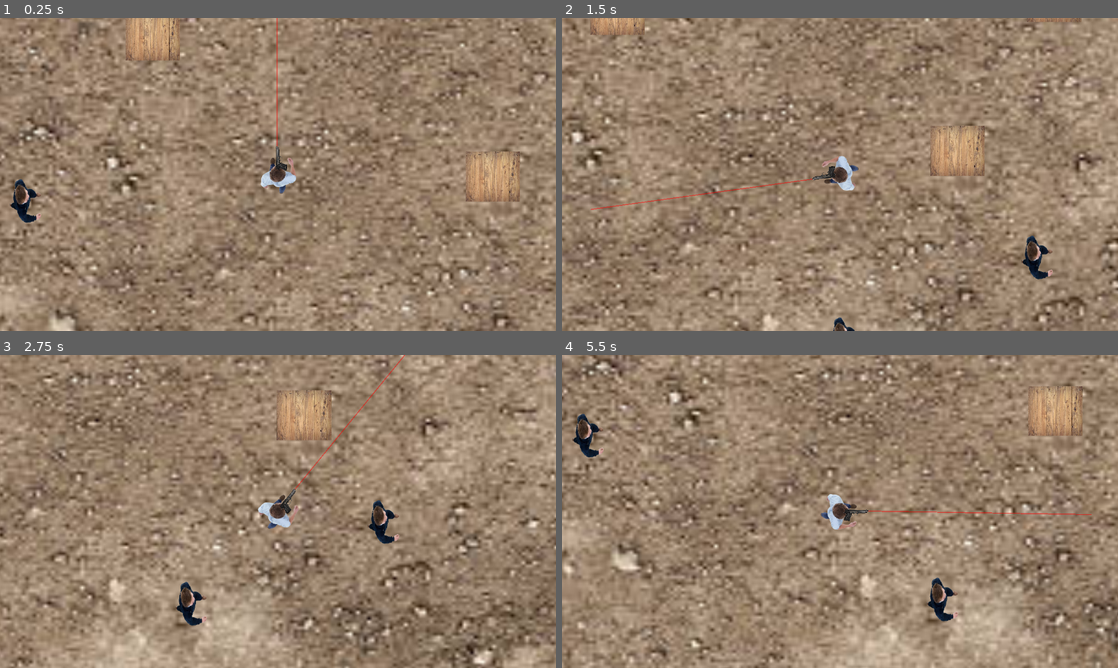
Above: before the commit, frames 1-4 (two rows, left to right).
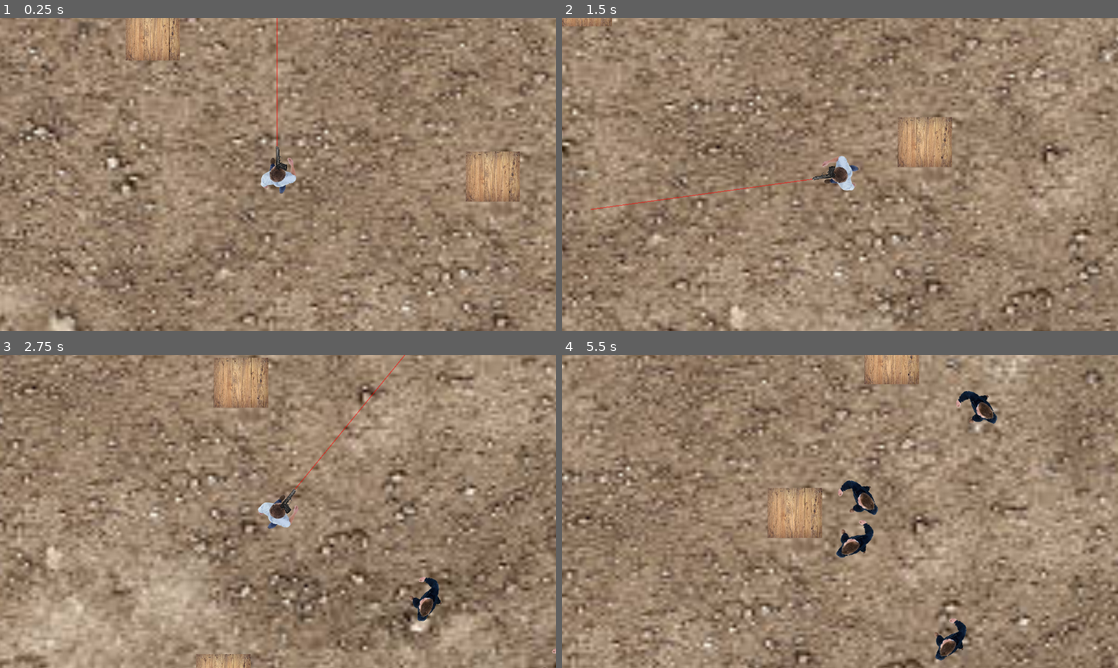
Above: after the commit, the same moments.

Repository: elijoh75/ElijahJohnsonShooter
Game: Godot game, scene res://Scenes/world.tscn
Same seed, same stepped clock (60 frames per second), same inputs: the game is played once before the commit and once after it.
Inputs (mouse positions are in pixels of both pictures, inside the frame that each line leads up to):
- Up to frame 1 (0.25 s): no input
- Up to frame 2 (1.5 s): move the mouse to (962, 158) at 0.52 s; hold D (move_right) 0.53-1.28 s; click (962, 158) at 0.6 s; move the mouse to (728, 190) at 1.27 s; hold S (move_down) from 1.28 s (still down); click (728, 190) at 1.35 s
- Up to frame 3 (2.75 s): move the mouse to (333, 442) at 2.02 s; release S (move_down) at 2.03 s; hold D (move_right) from 2.03 s (still down); click (333, 442) at 2.1 s
- Up to frame 4 (5.5 s): move the mouse to (812, 574) at 2.77 s; release D (move_right) at 2.78 s; hold W (move_up) 2.78-3.53 s; click (812, 574) at 2.85 s; move the mouse to (1006, 558) at 3.52 s; hold A (move_left) 3.53-5.03 s; click (1006, 558) at 3.6 s; move the mouse to (673, 464) at 4.27 s; click (673, 464) at 4.35 s; move the mouse to (867, 511) at 5.02 s; hold S (move_down) from 5.03 s (still down); click (867, 511) at 5.1 s

The runs differ from the first frame. In frame 1, 0.4% of the frame differs, in the area x 1-8%, y 51-66%; in frame 2, 36%; in frame 3, 42%; in frame 4, 43%, in the area x 0-100%, y 0-100%.

Commit message:
0.6 stable /w spawner

Diff:
--- a/elijah-top-down-shooter/Scenes/Enemy.tscn
+++ b/elijah-top-down-shooter/Scenes/Enemy.tscn
@@ -6,6 +6,9 @@
 [sub_resource type="CapsuleShape2D" id="CapsuleShape2D_m1htj"]
 radius = 15.171919
 height = 35.79017
+
+[sub_resource type="CircleShape2D" id="CircleShape2D_wovta"]
+radius = 3703.553
 
 [sub_resource type="Animation" id="Animation_wovta"]
 length = 0.001
@@ -64,10 +67,10 @@
 collision_layer = 16
 collision_mask = 2
 
-[node name="CollisionPolygon2D" type="CollisionPolygon2D" parent="PlayerDetector" unique_id=1104689361]
-position = Vector2(0, 1.000001)
-scale = Vector2(0.98451835, 1.0022905)
-polygon = PackedVector2Array(-1.0030365, -51.297768, 492.6267, -228.64594, 487.5481, 142.50394, 0.0126953125, 51.466843)
+[node name="CollisionShape2D2" type="CollisionShape2D" parent="PlayerDetector" unique_id=180122095]
+position = Vector2(1.0000076, -0.16964722)
+shape = SubResource("CircleShape2D_wovta")
+debug_color = Color(0.7670247, 2.5268644e-06, 9.62615e-07, 0.41960785)
 
 [node name="AnimationPlayer" type="AnimationPlayer" parent="." unique_id=105262291]
 libraries/ = SubResource("AnimationLibrary_kpr8r")
--- /dev/null
+++ b/elijah-top-down-shooter/Scenes/spawner.tscn
@@ -0,0 +1,11 @@
+[gd_scene format=3 uid="uid://66uqd40jmthg"]
+
+[ext_resource type="Script" uid="uid://c8q3isef6fghe" path="res://Scripts/spawner.gd" id="1_2bop2"]
+
+[node name="Spawner" type="Node2D" unique_id=1082228675]
+script = ExtResource("1_2bop2")
+
+[node name="Timer" type="Timer" parent="." unique_id=1366200952]
+autostart = true
+
+[connection signal="timeout" from="Timer" to="." method="_on_timer_timeout"]
--- a/elijah-top-down-shooter/Scenes/world.tscn
+++ b/elijah-top-down-shooter/Scenes/world.tscn
@@ -5,6 +5,7 @@
 [ext_resource type="PackedScene" uid="uid://vwcpmlx4f5mh" path="res://Scenes/player.tscn" id="1_go701"]
 [ext_resource type="PackedScene" uid="uid://boflvx7ew2c07" path="res://Scenes/box.tscn" id="2_5a7ea"]
 [ext_resource type="PackedScene" uid="uid://bec6ymkxpkxge" path="res://Scenes/Enemy.tscn" id="4_8j60k"]
+[ext_resource type="PackedScene" uid="uid://66uqd40jmthg" path="res://Scenes/spawner.tscn" id="6_5ukr8"]
 
 [sub_resource type="QuadMesh" id="QuadMesh_y32ns"]
 
@@ -46,22 +47,13 @@
 [node name="Enemies" type="Node" parent="." unique_id=1194272790]
 
 [node name="Enemy" parent="Enemies" unique_id=2087543822 instance=ExtResource("4_8j60k")]
-position = Vector2(-222, 572)
+position = Vector2(-1142, -13)
 
-[node name="Enemy2" parent="Enemies" unique_id=1526749533 instance=ExtResource("4_8j60k")]
-position = Vector2(466, -6)
+[node name="Spawner" parent="." unique_id=1082228675 instance=ExtResource("6_5ukr8")]
+position = Vector2(1848, -253)
 
-[node name="Enemy3" parent="Enemies" unique_id=1627311647 instance=ExtResource("4_8j60k")]
-position = Vector2(-444, 1144)
+[node name="Spawner2" parent="." unique_id=1751872217 instance=ExtResource("6_5ukr8")]
+position = Vector2(1812, 1286)
 
-[node name="Enemy4" parent="Enemies" unique_id=1644959444 instance=ExtResource("4_8j60k")]
-position = Vector2(1037, 761)
-
-[node name="Enemy5" parent="Enemies" unique_id=568687821 instance=ExtResource("4_8j60k")]
-position = Vector2(-953, 329)
-
-[node name="Enemy6" parent="Enemies" unique_id=581603403 instance=ExtResource("4_8j60k")]
-position = Vector2(-448, -223)
-
-[node name="Enemy7" parent="Enemies" unique_id=1290801681 instance=ExtResource("4_8j60k")]
-position = Vector2(594, 949)
+[node name="Spawner3" parent="." unique_id=288388923 instance=ExtResource("6_5ukr8")]
+position = Vector2(-1747, 1142)
--- a/elijah-top-down-shooter/Scripts/enemy.gd
+++ b/elijah-top-down-shooter/Scripts/enemy.gd
@@ -5,7 +5,7 @@
 
 var player: Player = null
 
-var speed: float = 500.0
+var speed: float = 350.0
 var direction := Vector2.ZERO
 
 var hit_points: int = 3
--- a/elijah-top-down-shooter/Scripts/player.gd
+++ b/elijah-top-down-shooter/Scripts/player.gd
@@ -7,7 +7,7 @@
 @onready var shoot_raycast = $ShootRaycast
 @onready var laser_line = $LaserLine2D
 
-var speed = 300.0
+var speed = 400.0
 
 func _process(delta: float) -> void:
 	look_at(get_global_mouse_position())
--- /dev/null
+++ b/elijah-top-down-shooter/Scripts/spawner.gd
@@ -0,0 +1,10 @@
+extends Node2D
+
+@onready var enemy = preload("res://Scenes/Enemy.tscn")
+
+
+
+func _on_timer_timeout() -> void:
+	var ene = enemy.instantiate()
+	ene.position = position
+	get_parent().get_node("Enemies").add_child(ene)
Not shown, added: elijah-top-down-shooter/Scripts/spawner.gd.uid
